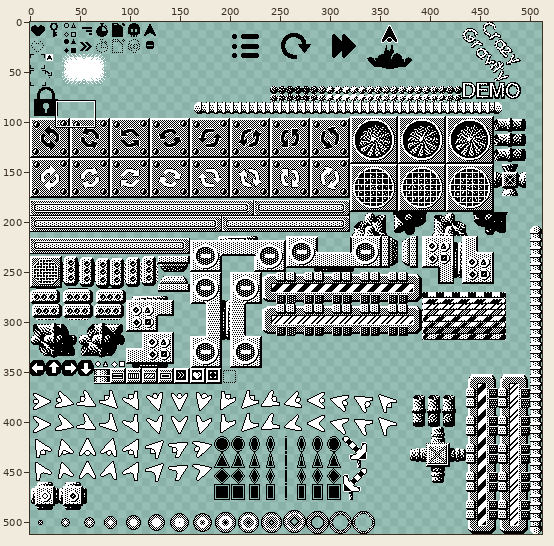
Sprite sheet, stored at Source/images/sprite_playdate.png. Above: a wide view before the commit, with the close-up outlined.
Close-up. Before the commit:
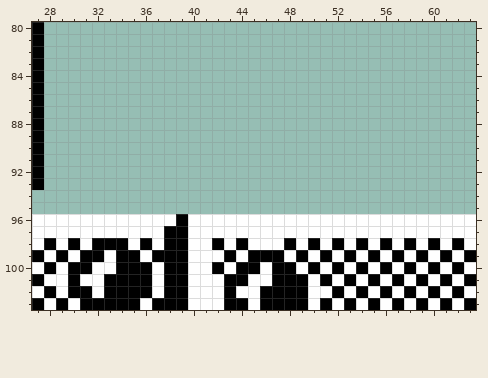
The file is 512x512 pixels. Colours within 5 levels of each other are drawn and written as one. Shown: x 27..63, y 80..103.
Now the later version:
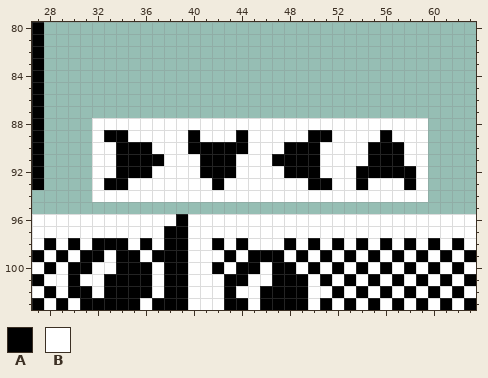
Palette (. is transparent): A #000000  B #ffffff
Diff:
@@ x 27..63 @@
  87 A....................................
- 88 A....................................
- 89 A....................................
- 90 A....................................
- 91 A....................................
- 92 A....................................
- 93 A....................................
- 94 .....................................
+ 88 A....BBBBBBBBBBBBBBBBBBBBBBBBBBBB....
+ 89 A....BAABBBBBABBBABBBBBAABBBBABBB....
+ 90 A....BBAAABBBAAAAABBBAAABBBBAAABB....
+ 91 A....BBAAAABBBAAABBBAAAABBBBAAABB....
+ 92 A....BBAAABBBBAAABBBBAAABBBAAAAAB....
+ 93 A....BAABBBBBBBABBBBBBBAABBABBBAB....
+ 94 .....BBBBBBBBBBBBBBBBBBBBBBBBBBBB....
  95 .....................................
Pixel boxes of the changes (left, top, right, bottom) in both close-ups:
added: (92, 118, 428, 202)
